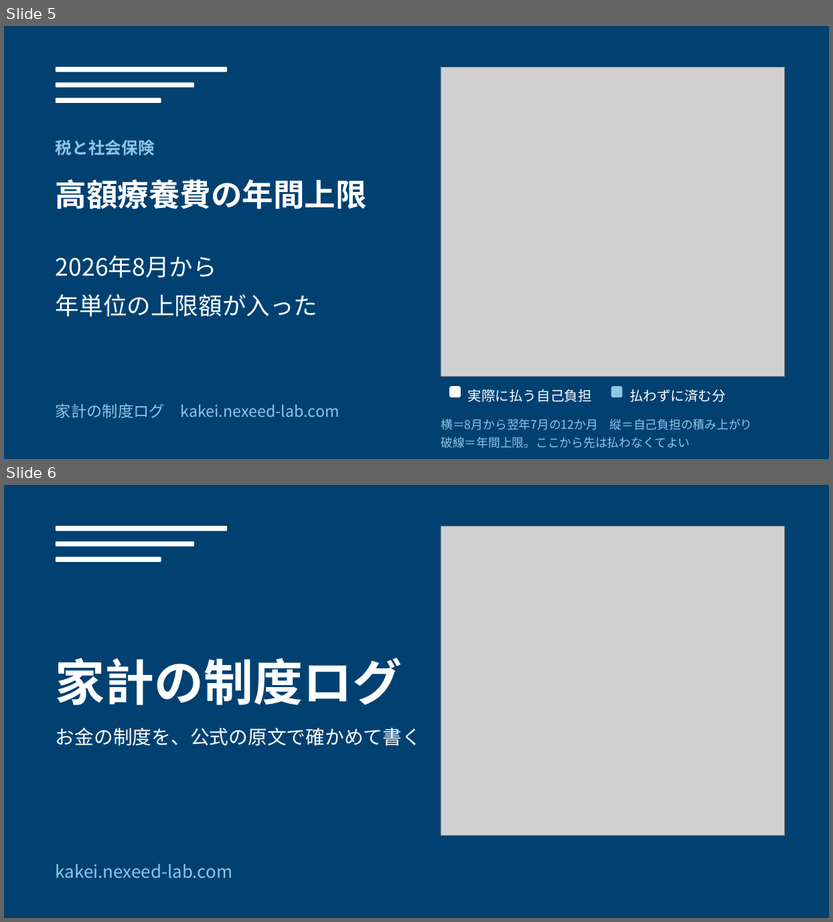
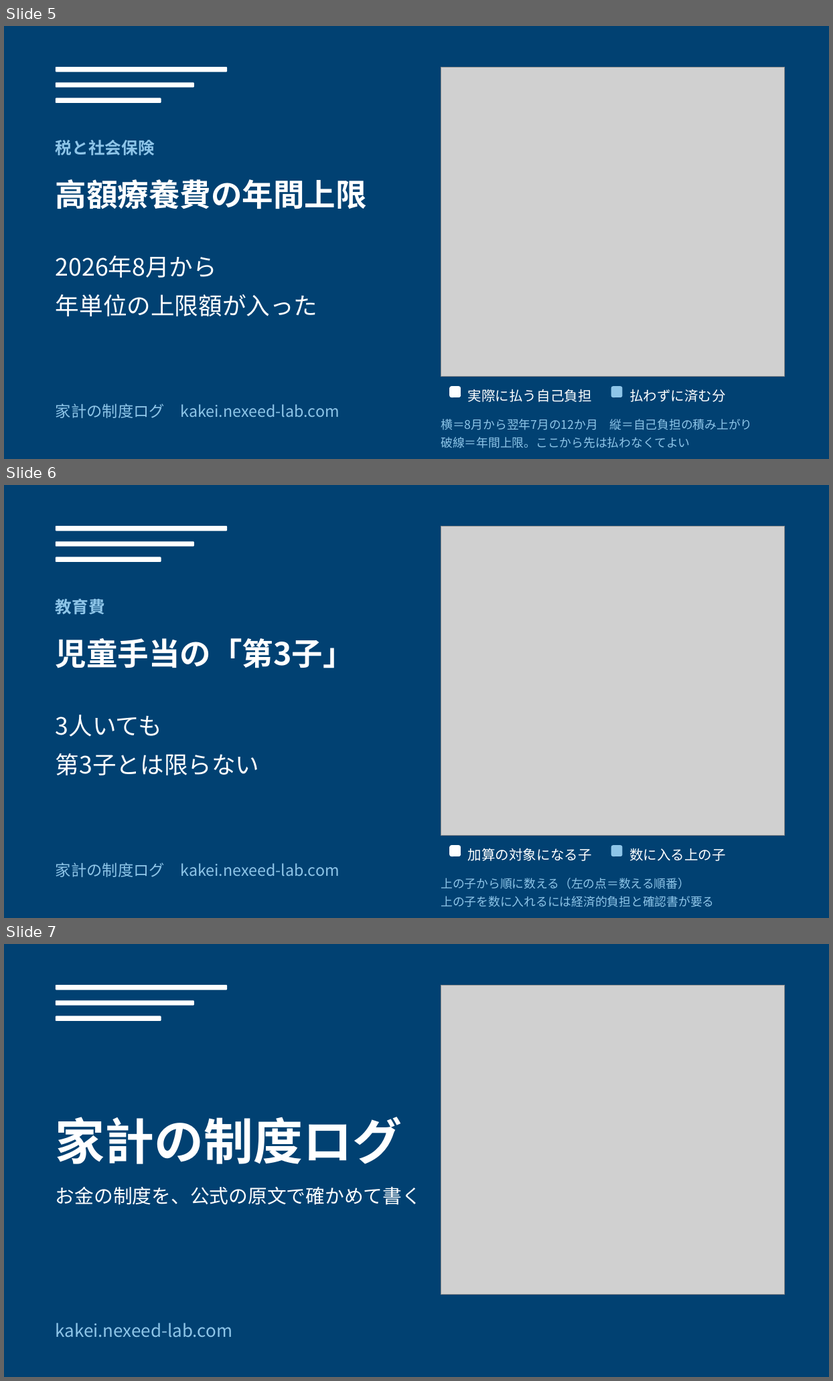
Before and after one commit to oshima0627/kakei, a slide deck: tools/article-images/article-images.pptx. Shown one above the other, each under a label of ours: slides 5 and 6 before the commit, slides 5, 6 and 7 after it. The pictures are 833x922 and 833x1381 pixels, drawn with LibreOffice and Linux fonts; fonts in the diff are those of the drawing; grey boxes stand for pictures. Boxes give left, top, right and bottom in pixels: in the first picture for what was removed or moved away, otherwise in the second. Text is boxed around its words. In the diff, an @@ line names an element or a change of style, - is before the commit and + after.

Commit message:
6本目の記事（児童手当・第3子の数え方）を書いた。本番へのデプロイは未実施

```diff
--- a/tools/article-images/article-images.pptx
+++ b/tools/article-images/article-images.pptx
@@ slide 6 added at bbox=[4, 485, 829, 918], background #014172 @@
@@ rounded rectangle added at bbox=[56, 526, 227, 531], fill #FFFFFF @@
@@ rounded rectangle added at bbox=[56, 541, 194, 546], fill #FFFFFF @@
@@ picture added at bbox=[441, 526, 785, 835] @@
@@ rounded rectangle added at bbox=[56, 557, 161, 561], fill #FFFFFF @@
@@ text added at bbox=[56, 599, 105, 614], 18 pt, text #8EC5E8, bold @@
+教育費
@@ text added at bbox=[56, 638, 354, 669], 34 pt, text #FFFFFF, bold @@
+児童手当の「第3子」
@@ text added at bbox=[56, 715, 260, 776], 26 pt, text #FFFFFF @@
+3人いても
+第3子とは限らない
@@ rounded rectangle added at bbox=[450, 845, 461, 857], fill #FFFFFF @@
@@ rounded rectangle added at bbox=[612, 845, 623, 857], fill #8EC5E8 @@
@@ text added at bbox=[56, 863, 339, 878], 17 pt, text #8EC5E8 @@
+家計の制度ログ kakei.nexeed-lab.com
@@ text added at bbox=[468, 848, 592, 862], 15 pt, text #FFFFFF @@
+加算の対象になる子
@@ text added at bbox=[630, 848, 726, 862], 15 pt, text #FFFFFF @@
+数に入る上の子
@@ text added at bbox=[441, 878, 714, 908], 13 pt, text #8EC5E8 @@
+上の子から順に数える（左の点＝数える順番）
+上の子を数に入れるには経済的負担と確認書が要る
@@ what was slide 6 is now slide 7 @@
```
Also in this commit, not shown: 5 other files.
